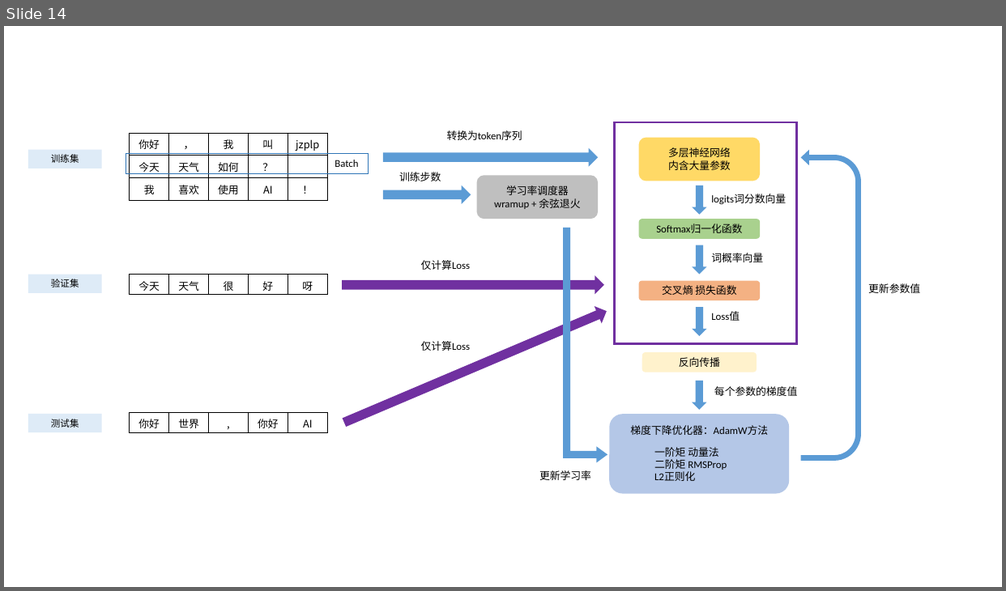
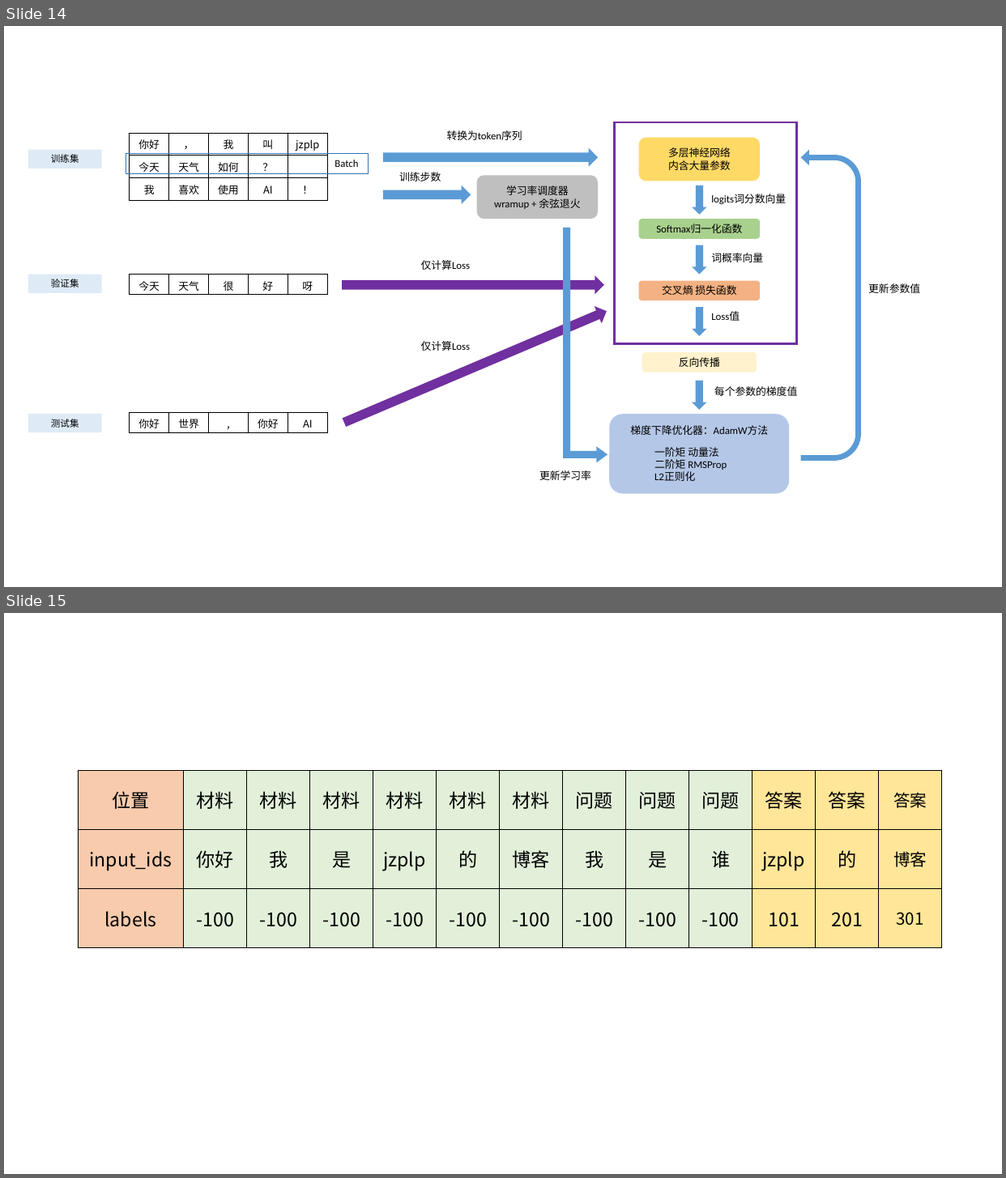
Before and after one commit to jzplp/jzplp.github.io, a slide deck: raws/画图.pptx. Shown one above the other, each under a label of ours: slide 14 before the commit, slides 14 and 15 after it. The pictures are 1006x591 and 1006x1178 pixels, drawn with LibreOffice and Linux fonts; fonts in the diff are those of the drawing. Boxes give left, top, right and bottom in pixels: in the first picture for what was removed or moved away, otherwise in the second. Text is boxed around its words. In the diff, an @@ line names an element or a change of style, - is before the commit and + after.

```diff
--- a/raws/画图.pptx
+++ b/raws/画图.pptx
@@ slide 15 added at (4, 613, 1002, 1174), background #FFFFFF @@
@@ table added at (78, 770, 938, 986), 3 rows, 13 columns @@
+位置 | 材料 | 材料 | 材料 | 材料 | 材料 | 材料 | 问题 | 问题 | 问题 | 答案 | 答案 | 答案
+input_ids | 你好 | 我 | 是 | jzplp | 的 | 博客 | 我 | 是 | 谁 | jzplp | 的 | 博客
+labels | -100 | -100 | -100 | -100 | -100 | -100 | -100 | -100 | -100 | 101 | 201 | 301
```
Also in this commit, not shown: 1 other slide added, 4 other files.
